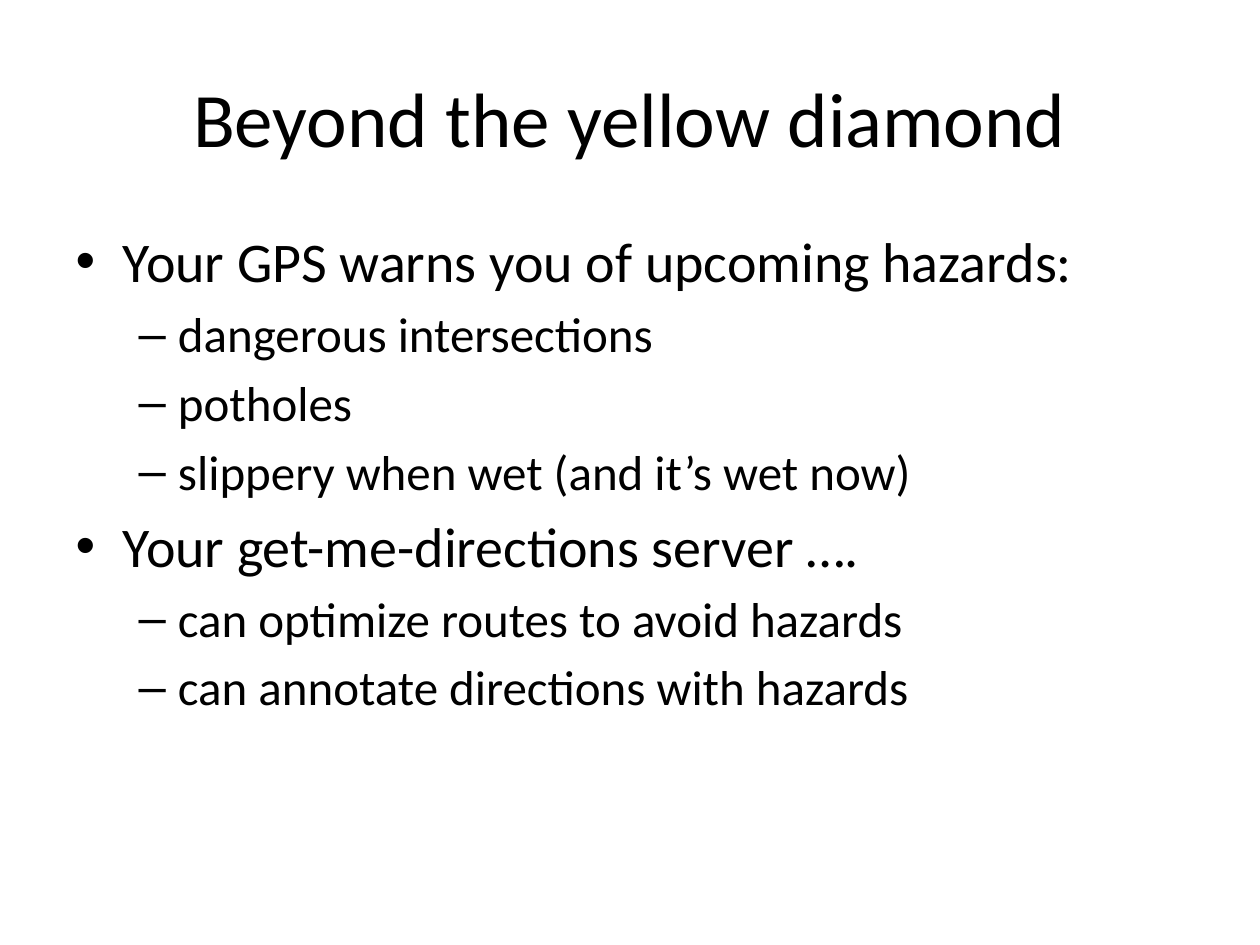
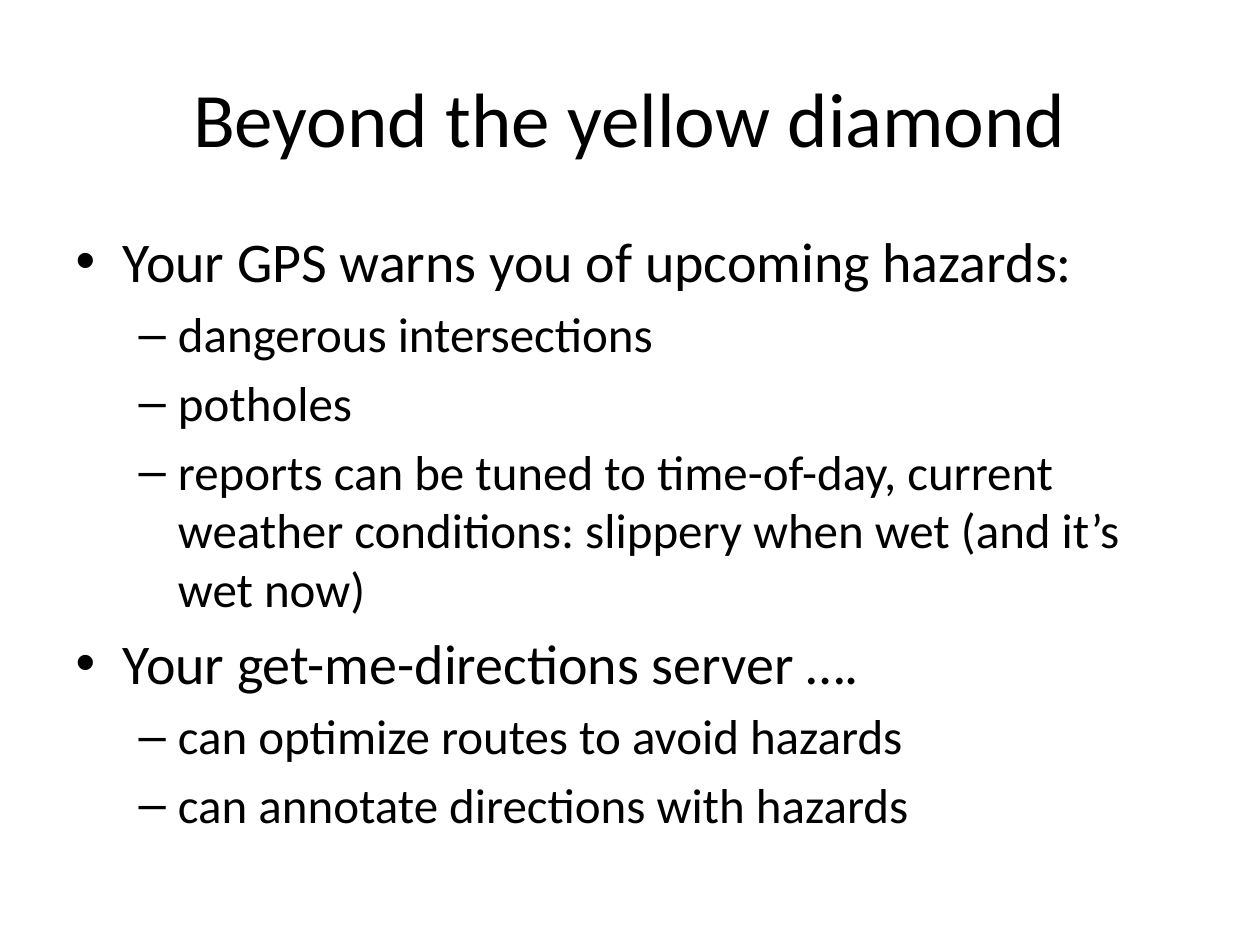
Before and after one commit to srish/crashers, a slide deck: slide 3 of The situated driver.pptx. Drawn at 1260x945 pixels with LibreOffice and Linux fonts; fonts in the diff are those of the drawing. Boxes give left, top, right and bottom in pixels: in the first picture for what was removed or moved away, otherwise in the second. Text is boxed around its words. In the diff, an @@ line names an element or a change of style, - is before the commit and + after.

```diff
--- a/The situated driver.pptx
+++ b/The situated driver.pptx
@@ text at [178,456,1120,614]: text changed @@
-  – slippery when wet (and it’s wet now)
+  – reports can be tuned to time-of-day, current weather conditions: slippery when wet (and it’s wet now)
```
Also in this commit, not shown: 1 other slide changed, 1 other file.
